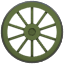
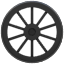
Layered file, before and after one edit (64×64). Changes by layer:
added layer "Layer 2 copy" (multiply) above "Layer 2" over (1, 1, 64, 63)
hid "Layer 2" over (1, 1, 64, 63)
